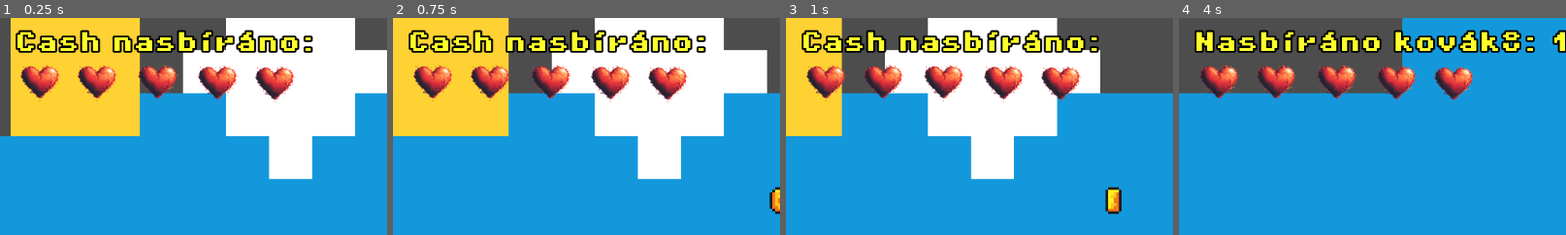
Above: before the commit, frames 1-4 (left to right).
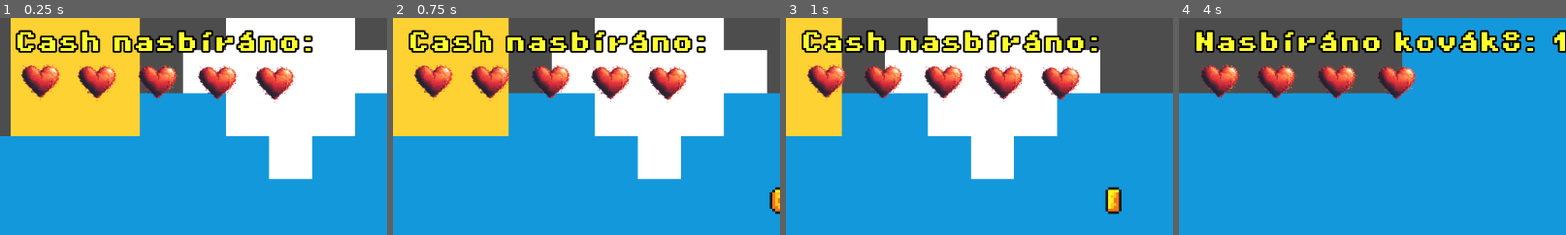
Above: after the commit, the same moments.

Repository: michlblan/AdvProgProjekt
Game: Godot game, scene res://screens/game.tscn
Two runs of this game, one before a commit and one after it. Both use one fixed random seed, a clock stepped at 60 frames per second and the inputs below.
Inputs:
- Up to frame 1 (0.25 s): no input
- Up to frame 2 (0.75 s): hold Right (move_right) from 0.53 s (still down)
- Up to frame 3 (1 s): keep holding Right (move_right); tap Up (jump) at 0.77 s
- Up to frame 4 (4 s): tap Up (jump) at 1.52, 3.02, 3.77 s; release Right (move_right) at 2.03 s; hold Left (move_left) 2.03-2.78 s; hold Right (move_right) from 2.78 s (still down)
The pictures show only the part of the screen within x 0-50%, y 0-50%; the shares and areas given below are measured in that part.

The runs differ from the first frame. In frame 1, 0.5% of the frame differs, in the area x 5-16%, y 21-39%; in frame 2, 0.5%; in frame 3, 0.5%; in frame 4, 1.6%, in the area x 5-77%, y 21-39%.

Commit message:
Přidána aktualizace HPček a smrt při 0

Diff:
--- a/screens/game.tscn
+++ b/screens/game.tscn
@@ -253,7 +253,7 @@
 text = "Cash nasbíráno:"
 
 [node name="Srdce" type="Sprite2D" parent="GameManager/Canvas/CashLabel" unique_id=1274159015]
-position = Vector2(38, 76)
+position = Vector2(39, 75)
 texture = ExtResource("3_4v2gu")
 
 [node name="Srdce2" type="Sprite2D" parent="GameManager/Canvas/CashLabel" unique_id=805954602]
--- a/screens/killzone.tscn
+++ b/screens/killzone.tscn
@@ -3,6 +3,7 @@
 [ext_resource type="Script" uid="uid://d16fu0m6npnw8" path="res://scripts/killzone.gd" id="1_ybc1g"]
 
 [node name="Killzone" type="Area2D" unique_id=1314519357]
+position = Vector2(1, 0)
 collision_mask = 2
 script = ExtResource("1_ybc1g")
 
--- a/screens/player.tscn
+++ b/screens/player.tscn
@@ -114,3 +114,9 @@
 [node name="CollisionShape2D" type="CollisionShape2D" parent="." unique_id=1202905953]
 position = Vector2(2, -7)
 shape = SubResource("RectangleShape2D_5jwn5")
+
+[node name="Timer" type="Timer" parent="." unique_id=613476451]
+wait_time = 0.693
+one_shot = true
+
+[connection signal="timeout" from="Timer" to="." method="_on_timer_timeout"]
--- a/scripts/game_manager.gd
+++ b/scripts/game_manager.gd
@@ -1,10 +1,19 @@
 extends Node
 
 @onready var cashLabel = $"Canvas/CashLabel"
+var hearts: Array
 
 var score = 0
+
+func _ready():
+	hearts = $Canvas.find_children("Srdce*", "Sprite2D")
 
 func addPoint():
 	score +=1
 	cashLabel.text = "Nasbíráno kováků: %s" % score
 	print(score)
+
+func updateHp(newLives :int):
+	print("Nově máme %s životů" % newLives)
+	for i in range(len(hearts)):
+		hearts[i].visible = !(newLives <= i)
--- a/scripts/player.gd
+++ b/scripts/player.gd
@@ -2,17 +2,33 @@
 
 const SPEED = 110.0
 const JUMP_VELOCITY = -280.0
+
 @onready var playerSprite = $AnimatedSprite2D
+@onready var gameManager = %GameManager
+@onready var timer = $Timer
+
+var hp = 5
+var immortal = false
 
 func playIfNotPlaying(player :AnimatedSprite2D, animation :String):
 	"""Plays character animation if it's not playing yet"""
 	if (player.animation != animation):
 		player.play(animation)
 
-
+func _on_timer_timeout() -> void:
+	print("Timer running")
+	get_tree().reload_current_scene()
+	self.queue_free()
+	Engine.time_scale = 1
 
 func takeDamage(dmg :int):
-	print("Got dammage %s" % dmg)
+	if immortal: return
+	hp -= dmg
+	gameManager.updateHp(hp)
+	if (hp <= 0):
+		print("You're dead")
+		Engine.time_scale = 0.5
+		timer.start()
 
 
 
